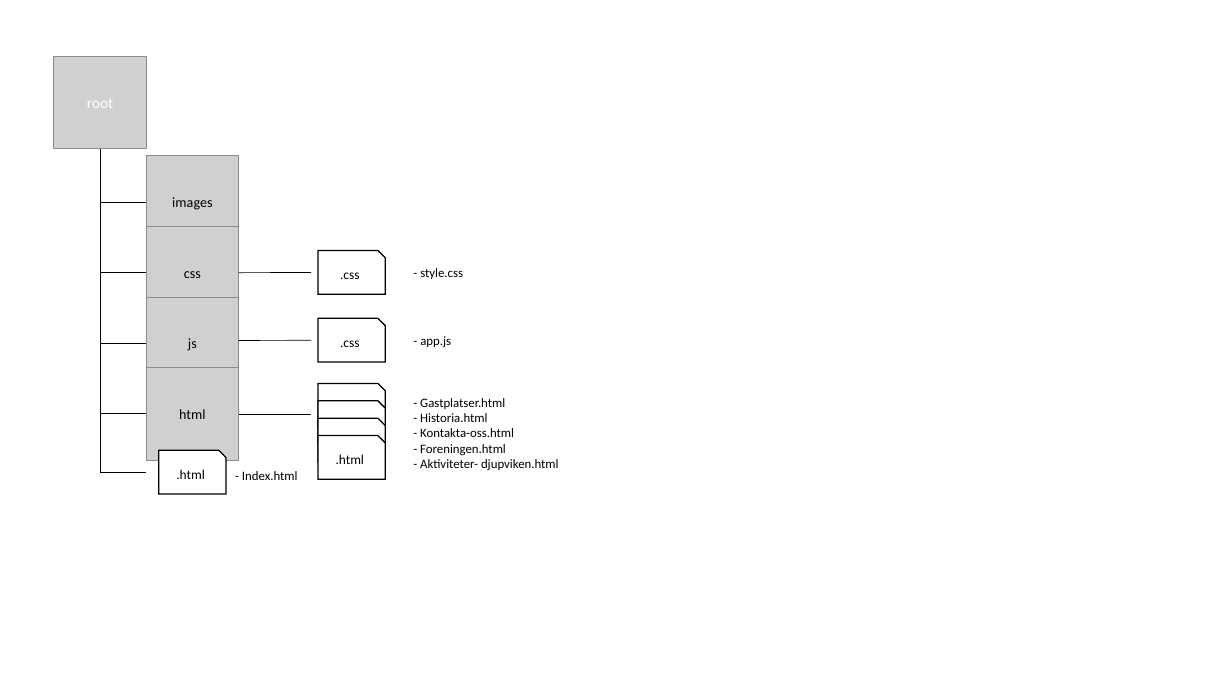
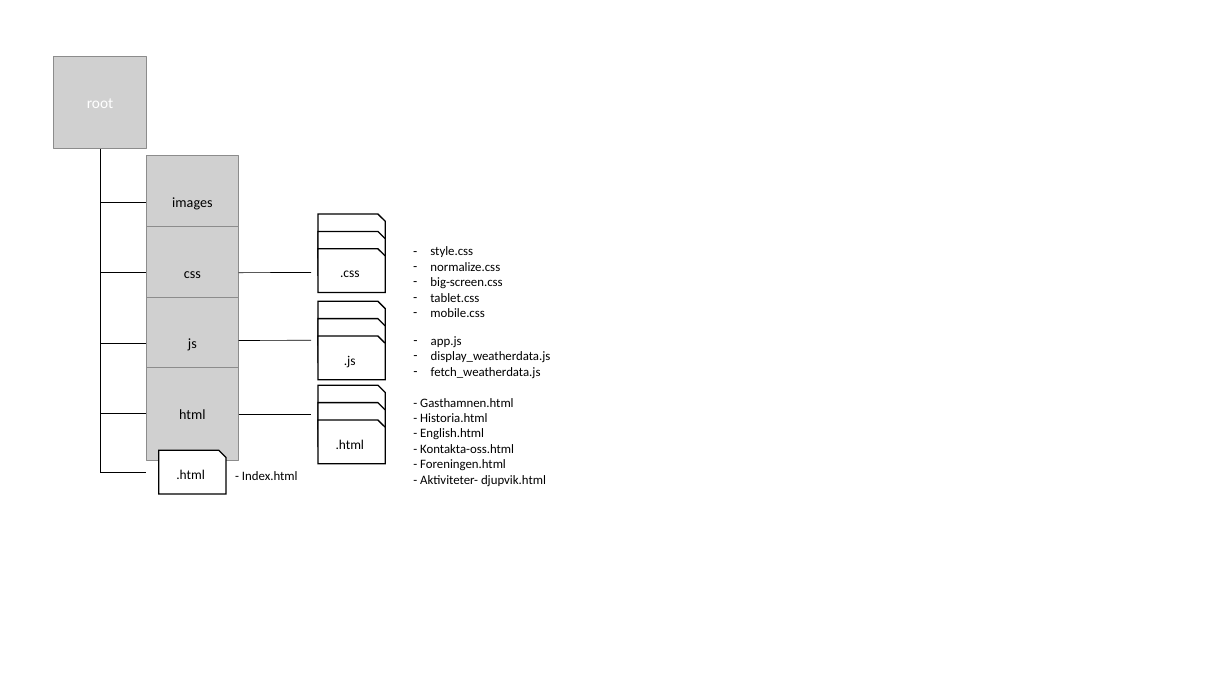
Before and after one commit to Johanil/Dynamiska-Webbapplikationer, a slide deck: slide 1 of Projektet/Designspecifikation/folderstrucutre.pptx. Drawn at 1232x693 pixels with LibreOffice and Linux fonts; fonts in the diff are those of the drawing; grey boxes stand for pictures. Boxes give left, top, right and bottom in pixels: in the first picture for what was removed or moved away, otherwise in the second. Text is boxed around its words. In the diff, an @@ line names an element or a change of style, - is before the commit and + after.

```diff
--- a/Projektet/Designspecifikation/folderstrucutre.pptx
+++ b/Projektet/Designspecifikation/folderstrucutre.pptx
@@ snip rect added at box(318, 214, 385, 258), fill #FFFFFF, outline #000000 1 pt @@
@@ snip rect added at box(318, 231, 385, 274), fill #FFFFFF, outline #000000 1 pt @@
@@ text at box(430, 246, 502, 317): text changed @@
-- style.css
+– style.css
+– normalize.css
+– big-screen.css
+– tablet.css
+– mobile.css
@@ snip rect: place and size @@
-snip rect at box(318, 384, 385, 427)
+snip rect at box(318, 319, 385, 362)
@@ snip rect removed at box(318, 319, 385, 362) @@
-.css
@@ snip rect added at box(318, 301, 385, 345), fill #FFFFFF, outline #000000 1 pt @@
@@ snip rect added at box(318, 336, 385, 380), fill #FFFFFF, outline #000000 1 pt, 10.5 pt, text #000000 @@
+.js
@@ text at box(431, 336, 551, 379): text changed @@
-- app.js
+– app.js
+– display_weatherdata.js
+– fetch_weatherdata.js
@@ 3 snip rects: place and size @@
-3 snip rects at box(318, 401, 385, 479)
+3 snip rects at box(318, 385, 385, 464)
@@ text at box(420, 398, 513, 407): text changed @@
-- Gastplatser.html
+- Gasthamnen.html
@@ text at box(420, 428, 484, 439): paragraph added @@
+- English.html
@@ text at box(420, 475, 546, 486): text changed @@
-- Aktiviteter- djupviken.html
+- Aktiviteter- djupvik.html
```
Also in this commit, not shown: 15 other files.
